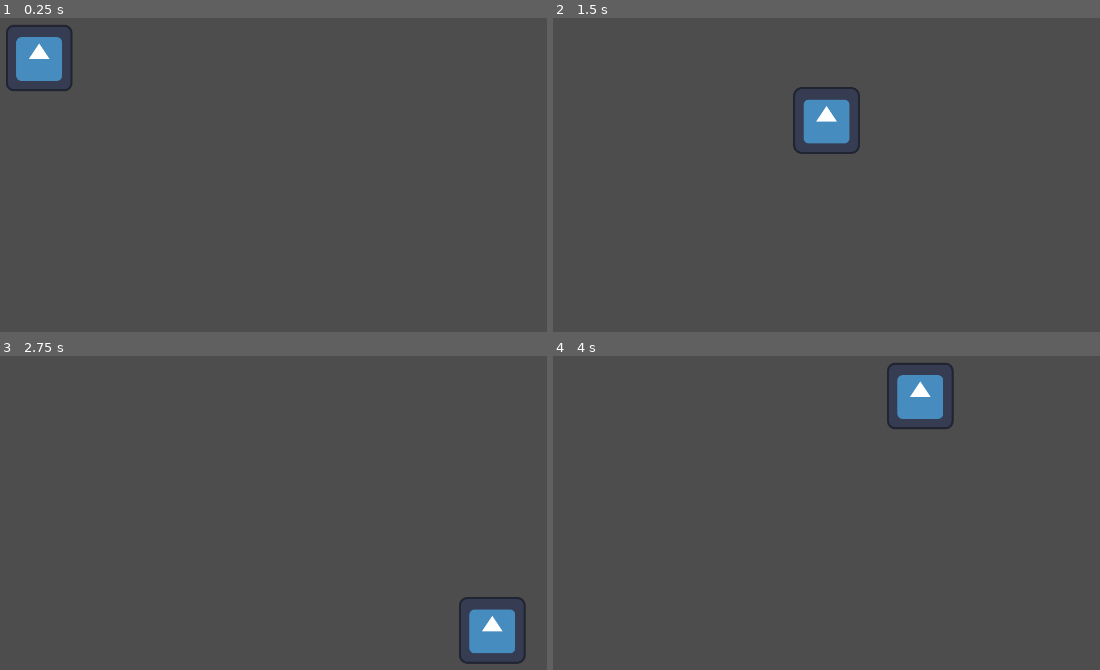
Above: before the commit, frames 1-4 (two rows, left to right).
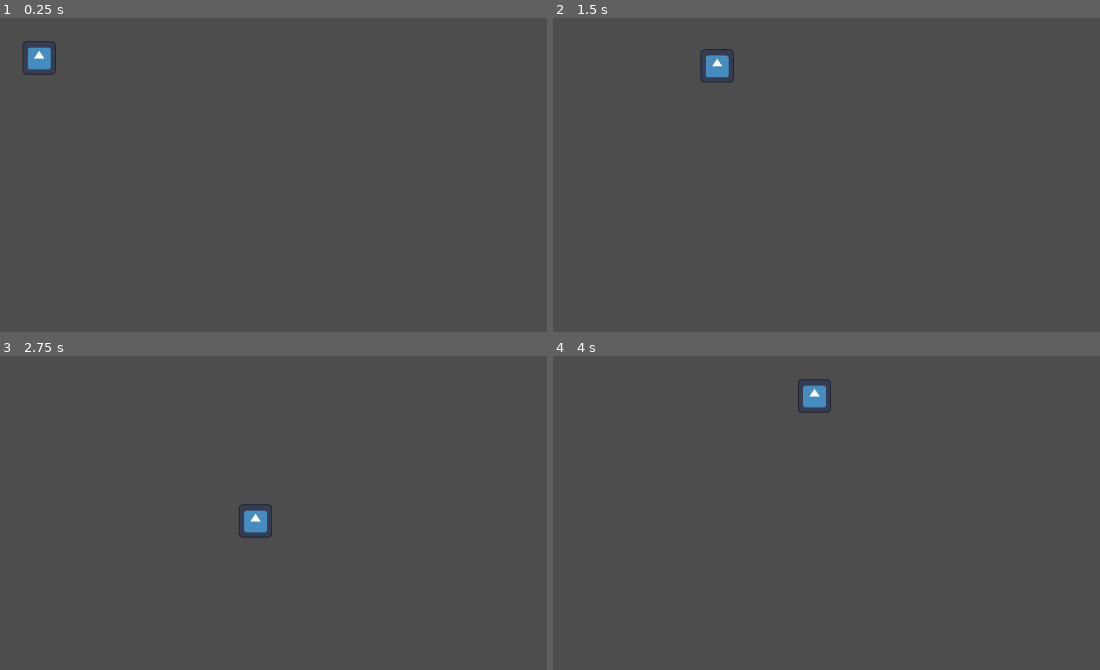
Above: after the commit, the same moments.

Repository: enzomh-web/replicaVampireSurvivors
Game: Godot game, scene res://scenes/main.tscn
Two runs of this game, one before a commit and one after it. Both use one fixed random seed, a clock stepped at 60 frames per second and the inputs below. The project has no main scene, so this scene is started directly. The engine's default icon, where the game draws it, is replaced by a stand-in: a white triangle on a blue panel in a dark square.
Inputs:
- Up to frame 1 (0.25 s): no input
- Up to frame 2 (1.5 s): tap Enter at 0.5 s; hold D (move_right) 0.53-1.28 s; hold S (move_down) from 1.28 s (still down)
- Up to frame 3 (2.75 s): release S (move_down) at 2.03 s; hold D (move_right) from 2.03 s (still down)
- Up to frame 4 (4 s): release D (move_right) at 2.78 s; hold W (move_up) 2.78-3.53 s; hold A (move_left) from 3.53 s (still down)

The runs differ from the first frame. In frame 1, 1.3% of the frame differs, in the area x 1-14%, y 2-24%; in frame 2, 1.9%; in frame 3, 1.9%, in the area x 43-97%, y 47-99%; in frame 4, 1.9%.

Commit message:
refactor(player): implement smooth movement and cleanup code
- Replace get_axis with get_vector for normalized diagonal movement
- Add acceleration and friction variables for smooth physics
- Refactor variable names to follow GDScript style guide (snake_case)
- Organize inspector properties with @export_category

Diff:
--- a/vampire-survivors/scenes/main.tscn
+++ b/vampire-survivors/scenes/main.tscn
@@ -7,4 +7,3 @@
 [node name="Player" parent="." unique_id=1059513943 instance=ExtResource("1_o5qli")]
 position = Vector2(86, 60)
 motion_mode = 1
-moveSpeed = 150.0
--- a/vampire-survivors/scenes/player.tscn
+++ b/vampire-survivors/scenes/player.tscn
@@ -7,5 +7,5 @@
 script = ExtResource("1_g2els")
 
 [node name="Sprite2D" type="Sprite2D" parent="." unique_id=1425793046]
-scale = Vector2(0.25, 0.25)
+scale = Vector2(0.125, 0.125)
 texture = ExtResource("1_3vyb7")
--- a/vampire-survivors/scripts/player_move.gd
+++ b/vampire-survivors/scripts/player_move.gd
@@ -1,15 +1,18 @@
 extends CharacterBody2D
 
-@export var moveSpeed : float = 500
-var charDirection : Vector2
+@export_category("Movimentação")
+@export var move_speed : float = 80
+@export var friction : float = 150
+@export var acceleration : float = 250
+
+var char_direction : Vector2
 
 func _physics_process(delta):
-	charDirection.x = Input.get_axis("move_left", "move_right")
-	charDirection.y = Input.get_axis("move_up", "move_down")
+	char_direction = Input.get_vector("move_left", "move_right", "move_up", "move_down")
 
-	if charDirection:
-		velocity = charDirection * moveSpeed
+	if char_direction != Vector2.ZERO:
+		velocity = velocity.move_toward(char_direction * move_speed, acceleration * delta)
 	else:
-		velocity = velocity.move_toward(Vector2.ZERO, moveSpeed)
+		velocity = velocity.move_toward(Vector2.ZERO, friction * delta)
 
 	move_and_slide()
